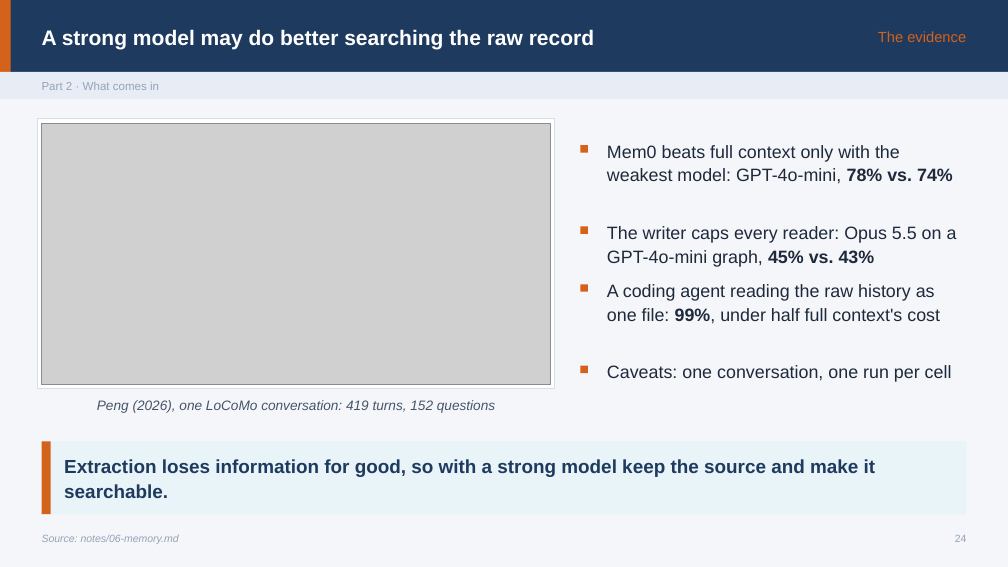
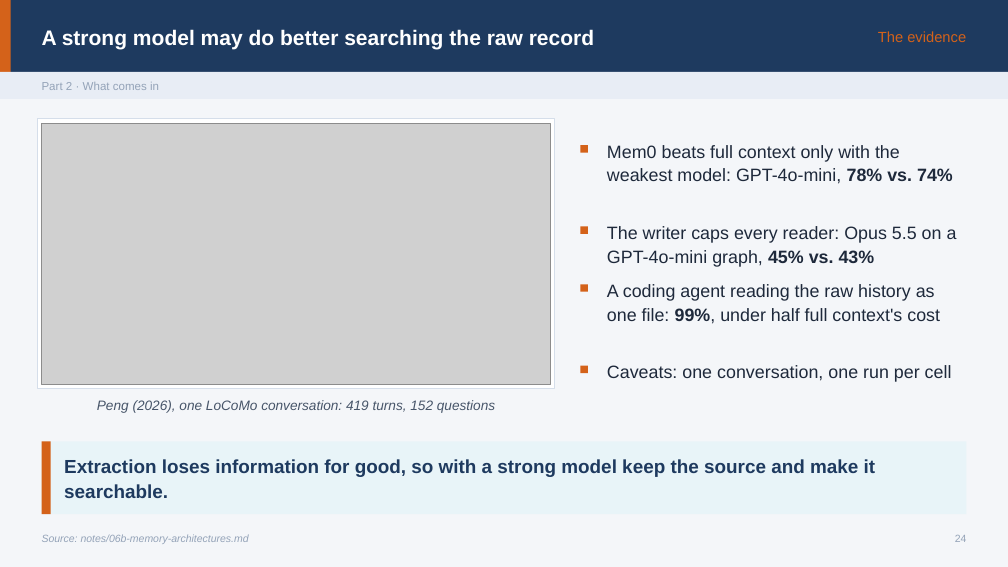
Before and after one commit to ramseywise/learn-ai-engineering, a slide deck: slide 24 of ai-engineering/02-context-engineering/slides/context-engineering.pptx. Drawn at 1008x567 pixels with LibreOffice and Linux fonts; fonts in the diff are those of the drawing; grey boxes stand for pictures. Boxes give left, top, right and bottom in pixels: in the first picture for what was removed or moved away, otherwise in the second. Text is boxed around its words. In the diff, an @@ line names an element or a change of style, - is before the commit and + after.

```diff
--- a/ai-engineering/02-context-engineering/slides/context-engineering.pptx
+++ b/ai-engineering/02-context-engineering/slides/context-engineering.pptx
@@ text at [42,534,249,544]: text changed @@
-Source: notes/06-memory.md
+Source: notes/06b-memory-architectures.md
```
Also in this commit, not shown: 1 other slide changed, 57 other files.
